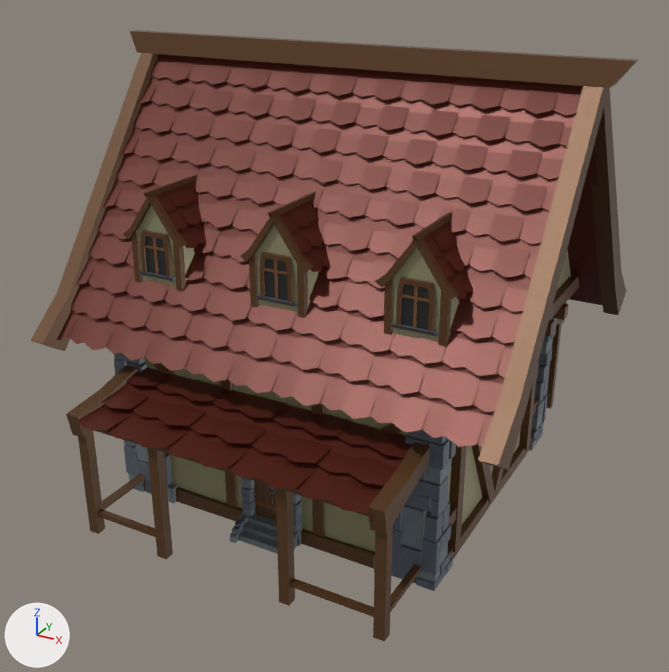
What one commit did to the glTF model assets/models/architecture/bld_inn.glb.
Camera for both pictures: a 50 mm camera at (6.98, -13.26, 9.11) aimed at (-0.02, -0.52, 2.74). Lighting does not change. The marker at lower left points along +X, +Y and +Z. The first picture is the older version. Where no turn or scale is listed for an object, it has been applied to the vertices.
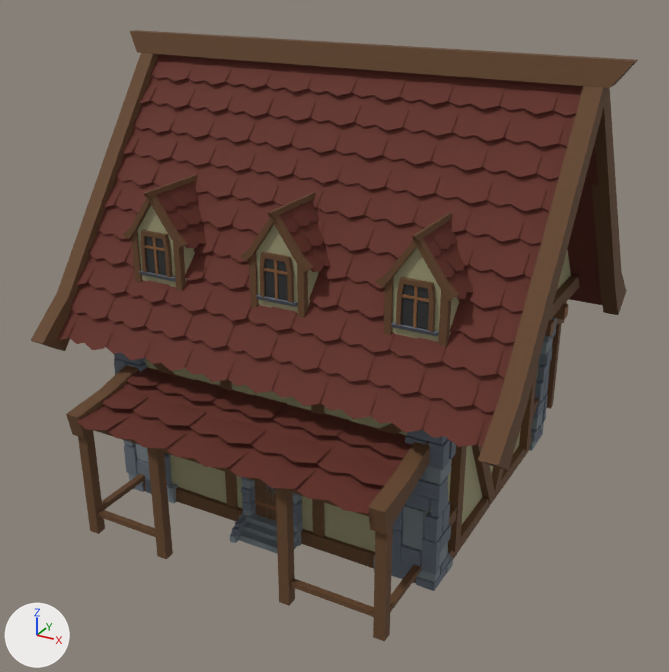
What the commit changed:
In material 'Wood.027' (mat_wood_027), roughness goes from 0.415 to 0.82.
In material 'RoofTiles_Red.003' (mat_rooftiles_red_003), roughness goes from 0.415 to 0.84.

Pixel boxes [x1, y1, x2, y2] of what changed, in the pictures (669 x 672 px):
'Mesh', surface changed
    both: [32, 52, 638, 642]
